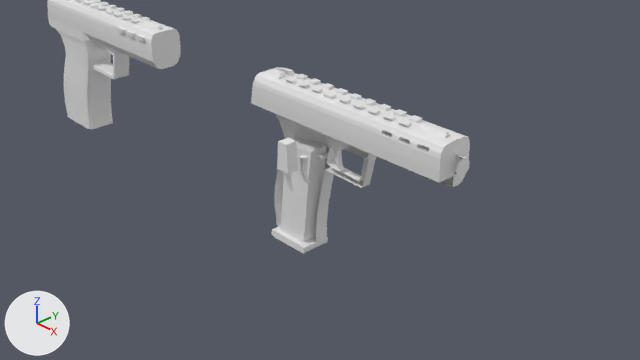
An edit to the Blender file controller/trigger.blend, drawn before and after from the same camera.
One viewpoint serves both versions: the file's camera 'Camera'. The lights are fixed; the arrows at lower left show +X, +Y and +Z.
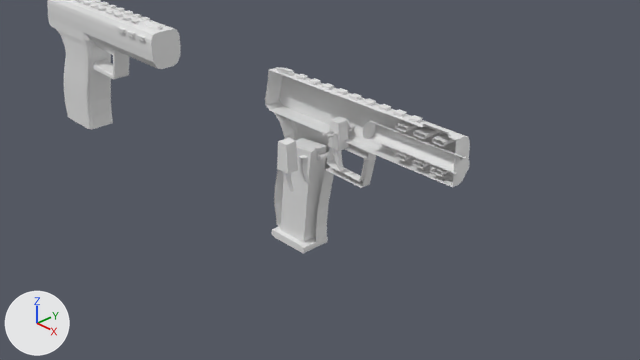
Pixel boxes (x1, y1, x2, y2) of what changed, in the pictures (640 x 360 px):
'Cube.002', modifiers changed (6% narrower, 7% shorter): before (251, 67, 470, 183); after (265, 67, 470, 175)
'Cylinder.001', unchanged, uncovered by the edit: before (455, 154, 469, 177); after (363, 121, 469, 177)

What the commit changed:
Object 'Cube.002' (ob_cube_002) loses its MIRROR modifier named 'Mirror'.
Modifier setting removed (it was use_axis = (False, True, False)).
Modifier setting removed (it was use_clip = True).
